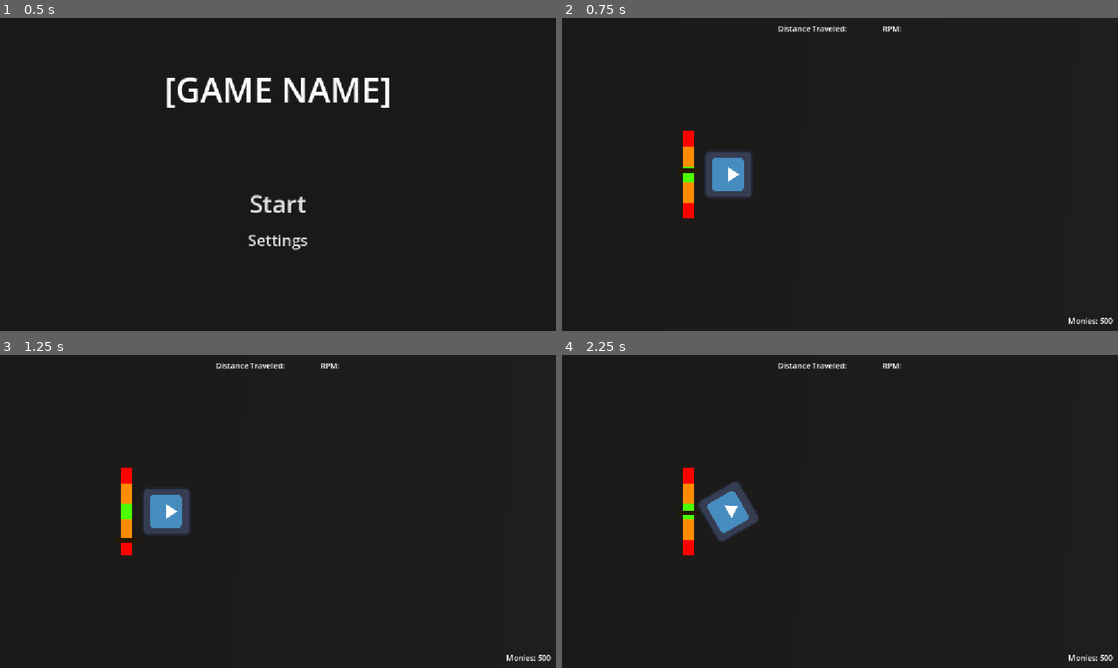
Above: before the commit, frames 1-4 (two rows, left to right).
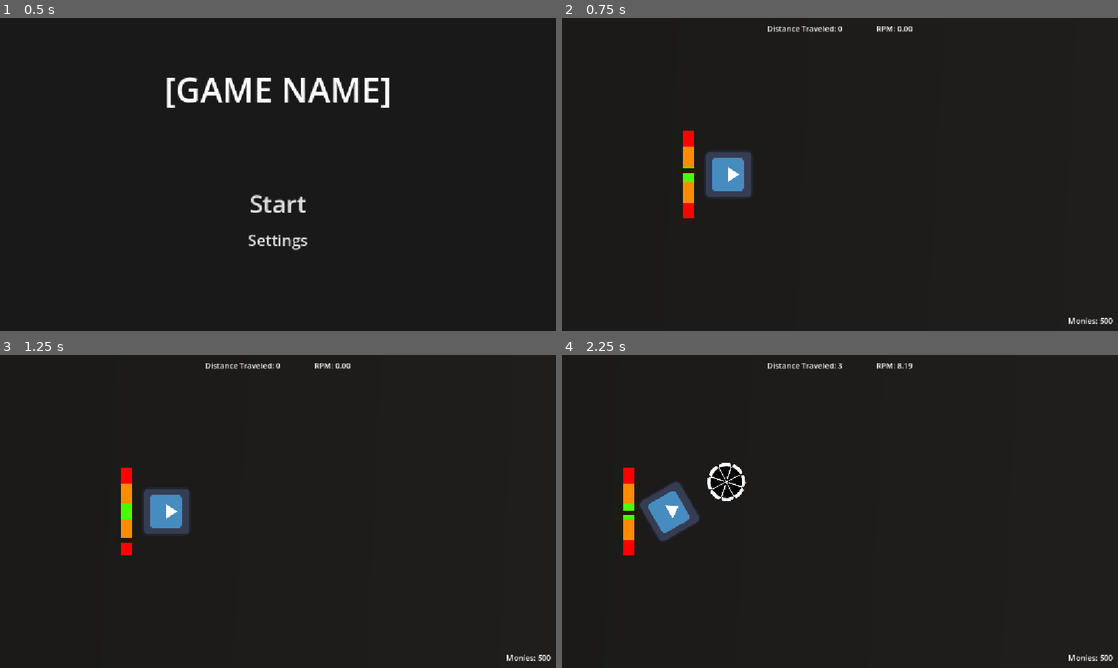
Above: after the commit, the same moments.

Repository: ryder-james/AVerySeriousGameJam
Game: Godot game, scene res://ui/main_menu.tscn
The game is run twice, just before and just after one commit, with the same random seed, the same clock (stepped at 60 frames per second) and the same inputs. The engine's default icon, where the game draws it, is replaced by a stand-in: a white triangle on a blue panel in a dark square.
Inputs:
- Up to frame 1 (0.5 s): no input
- Up to frame 2 (0.75 s): click "Start" at 0.5 s
- Up to frame 3 (1.25 s): no input
- Up to frame 4 (2.25 s): tap Enter at 1.25 s; hold A (ccw) 1.28-2.03 s; tap Space (launch) at 2 s; tap D (cw) at 2.1 s

Frame 1 is identical in both runs. In frame 2, 0.3% of the frame differs, in the area x 37-64%, y 2-5%; in frame 3, 0.3%; in frame 4, 4.2%, in the area x 10-64%, y 2-64%.
Error before the commit: Parse Error: Identifier "death" not declared in the current scope. (res://beyblade/beyblade.gd:75)

Commit message:
refactor: Move death logic to Game

Diff:
--- a/beyblade/beyblade.gd
+++ b/beyblade/beyblade.gd
@@ -1,4 +1,7 @@
 extends RigidBody2D
+
+
+signal death
 
 
 @export var max_speed: float = 1000.0
--- a/game.gd
+++ b/game.gd
@@ -15,19 +15,23 @@
 
 var monies : int = 500
 var player_distance : int = 0
-var player: Beyblade = null
 var clash_result := ClashResult.UNCALCULATED
+var player: Beyblade = null:
+	set = set_player
 
 
 func reset_game() -> void:
 	player_distance = 0
 	get_tree().reload_current_scene()
 
+
 func enter_shop():
 	get_tree().change_scene_to_file("res://ui/shop_menu.tscn")
 
+
 func goto_game():
 	get_tree().change_scene_to_file("res://map.tscn")
+
 
 func clash(player_rpm: RPMAgent, enemy_rpm: RPMAgent) -> void:
 	var cam := get_tree().root.get_camera_2d()
@@ -62,6 +66,18 @@
 	return result
 
 
+func set_player(new_player: Beyblade) -> void:
+	if player:
+		player.death.disconnect(_on_player_death)
+	player = new_player
+	if player:
+		player.death.connect(_on_player_death)
+
+
+func _on_player_death() -> void:
+	player.get_node("%EndRunMenu").visible = true
+
+
 func _unclash(camera: Camera2D, default_zoom: Vector2) -> void:
 	get_tree().paused = false
 	var tween := create_tween()
